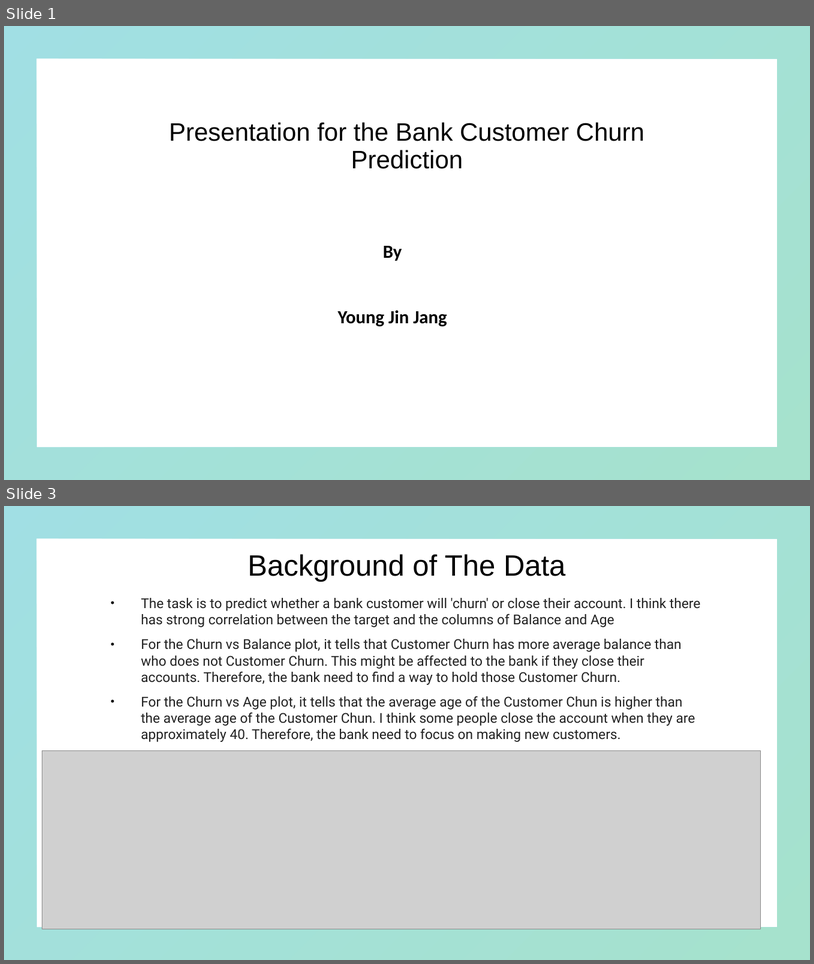
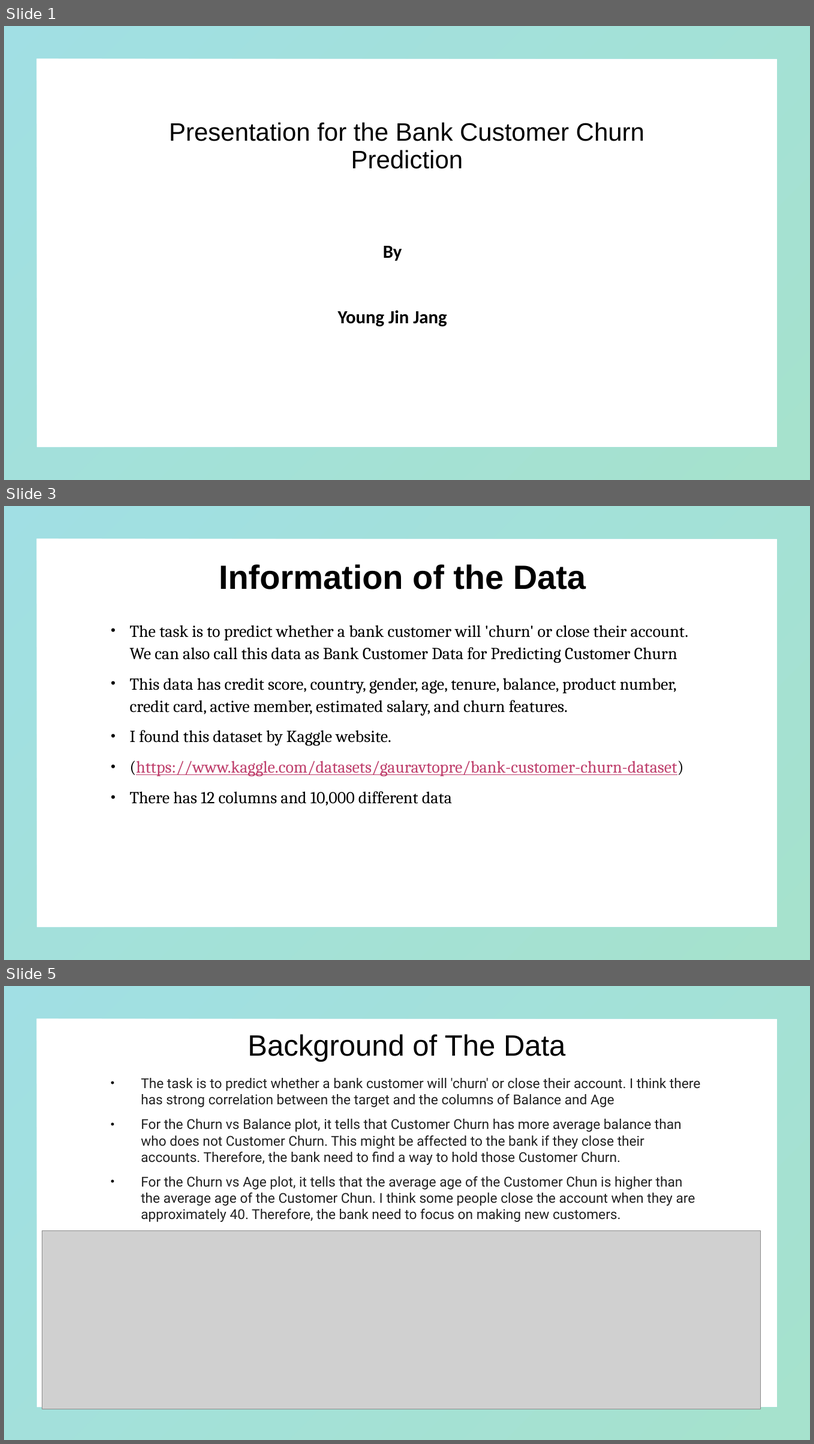
Before and after one commit to youngjin1106/project-2, a slide deck: Project 2 presentation .pptx. Shown one above the other, each under a label of ours: slides 1 and 3 before the commit, slides 1, 3 and 5 after it; the slides between them are not shown. The pictures are 814x964 and 814x1444 pixels, drawn with LibreOffice and Linux fonts; fonts in the diff are those of the drawing; grey boxes stand for pictures; background and template pictures are left out. Boxes give left, top, right and bottom in pixels: in the first picture for what was removed or moved away, otherwise in the second. Text is boxed around its words. In the diff, an @@ line names an element or a change of style, - is before the commit and + after.

```diff
--- a/Project 2 presentation .pptx
+++ b/Project 2 presentation .pptx
@@ slide 3 added at <box>4,506,810,960</box>, background picture (left out); not listed: 1 template element that a slide beside it also shows @@
@@ title added at <box>219,564,586,589</box>, 40 pt, text #000000, bold @@
+Information of the Data
@@ subtitle added at <box>130,625,689,805</box>, 20 pt, text #000000 @@
+• The task is to predict whether a bank customer will 'churn' or close their account. We can also call this data as Bank Customer Data for Predicting Customer Churn
+• This data has credit score, country, gender, age, tenure, balance, product number, credit card, active member, estimated salary, and churn features.
+• I found this dataset by Kaggle website.
+• (https://www.kaggle.com/datasets/gauravtopre/bank-customer-churn-dataset)
+• There has 12 columns and 10,000 different data
@@ what was slide 3 is now slide 5 @@
```
Also in this commit, not shown: 2 slides changed, 12 other slides added.
